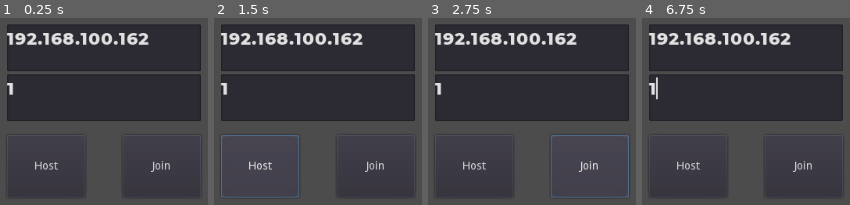
Above: before the commit, frames 1-4 (left to right).
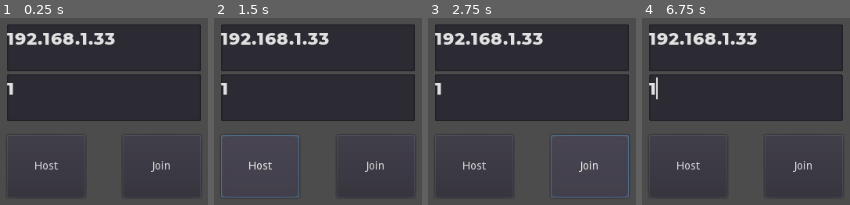
Above: after the commit, the same moments.

Repository: renosyah/mini-thunder
Game: Godot game, scene res://menu/lobby/lobby.tscn
The game is run twice, just before and just after one commit, with the same random seed, the same clock (stepped at 60 frames per second) and the same inputs.
Inputs (mouse positions are in pixels of both pictures, inside the frame that each line leads up to):
- Up to frame 1 (0.25 s): no input
- Up to frame 2 (1.5 s): tap Enter at 0.5 s; move the mouse to (outside the picture) at 0.52 s; hold Right (ui_right) 0.53-1.25 s; click (outside the picture) at 0.67 s; click "Host" at 1.25 s
- Up to frame 3 (2.75 s): click "Join" at 2 s
- Up to frame 4 (6.75 s): drag from (outside the picture) to (706, 204) at 2.77 s; move the mouse to (outside the picture) at 3.52 s; hold Right (ui_right) 3.53-4.25 s; drag from (706, 204) to (outside the picture) at 4.27 s; move the mouse to (outside the picture) at 5.02 s; hold Left (ui_left) 5.03-5.75 s; drag from (outside the picture) to (outside the picture) at 5.77 s; move the mouse to (785, 111) at 6.52 s; hold Down (ui_down) from 6.53 s (still down); click (785, 111) at 6.67 s

The runs differ from the first frame. In frame 1, 1.2% of the frame differs, in the area x 42-72%, y 8-15%; in frame 2, 1.2%; in frame 3, 1.2%; in frame 4, 1.2%.

Commit message:
improve jump animation in puppet mp

Diff:
--- a/entity/unit/ground-unit/fox/fox.gd
+++ b/entity/unit/ground-unit/fox/fox.gd
@@ -3,7 +3,7 @@
 onready var animation_state = $pivot/AnimationTree.get("parameters/playback")
 onready var firing_delay = $firing_delay
 
-var node_not_move = ["Attack"]
+var node_not_move = ["Attack", "Jump", "ToucheGround", "Fall"]
 var is_jump = false
 
 # Called when the node enters the scene tree for the first time.
@@ -15,6 +15,9 @@
 
 remotesync func _jump():
 	animation_state.travel("Jump")
+
+remotesync func _land():
+	animation_state.travel("ToucheGround")
 
 func attack():
 	#.attack()
@@ -42,10 +45,10 @@
 
 	if is_jump and is_on_floor():
 		is_jump = false
-		animation_state.travel("ToucheGround")
+		rpc_unreliable("_land")
 
 func _on_animation_checker_timeout():
-	if is_jump:
+	if animation_state.get_current_node() in node_not_move:
 		return
 
 	if move_direction != Vector2.ZERO:
--- a/menu/lobby/ui/ui.tscn
+++ b/menu/lobby/ui/ui.tscn
@@ -29,7 +29,7 @@
 margin_bottom = 60.0
 rect_min_size = Vector2( 0, 60 )
 custom_fonts/font = ExtResource( 2 )
-text = "192.168.100.162"
+text = "192.168.1.33"
 
 [node name="seed" type="TextEdit" parent="CanvasLayer/Control/VBoxContainer"]
 margin_top = 64.0
